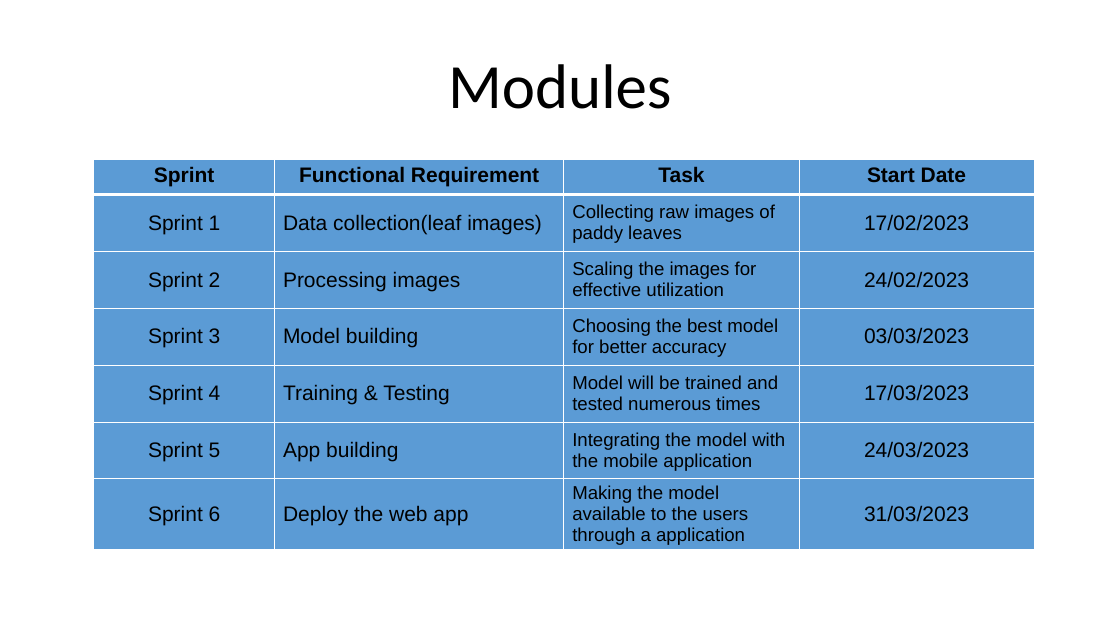
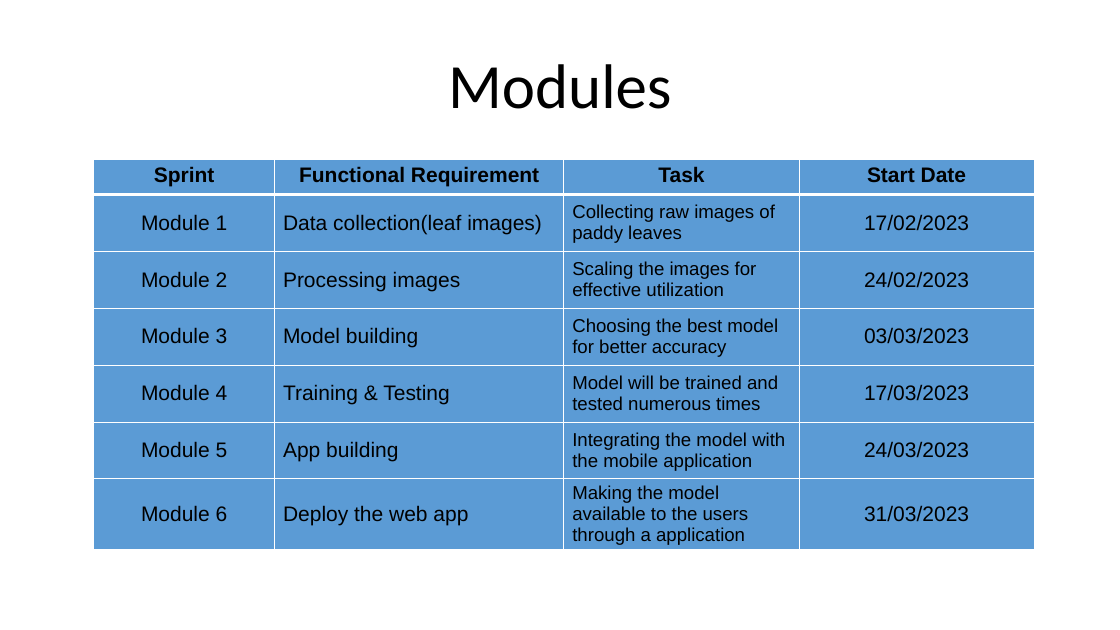
Before and after one commit to Sriram-Karthick-k/final-year-project, a slide deck: slide 9 of ppts/Fake Currency Detection Using Image Processing.pptx. Drawn at 1120x630 pixels with LibreOffice and Linux fonts; fonts in the diff are those of the drawing. Boxes give left, top, right and bottom in pixels: in the first picture for what was removed or moved away, otherwise in the second. Text is boxed around its words. In the diff, an @@ line names an element or a change of style, - is before the commit and + after.

```diff
--- a/ppts/Fake Currency Detection Using Image Processing.pptx
+++ b/ppts/Fake Currency Detection Using Image Processing.pptx
@@ table at <box>94,159,1034,555</box> @@
-row 2, column 1: Sprint 1
+row 2, column 1: Module 1
-row 3, column 1: Sprint 2
+row 3, column 1: Module 2
-row 4, column 1: Sprint 3
+row 4, column 1: Module 3
-row 5, column 1: Sprint 4
+row 5, column 1: Module 4
-row 6, column 1: Sprint 5
+row 6, column 1: Module 5
-row 7, column 1: Sprint 6
+row 7, column 1: Module 6
```
Also in this commit, not shown: 2 other files.
